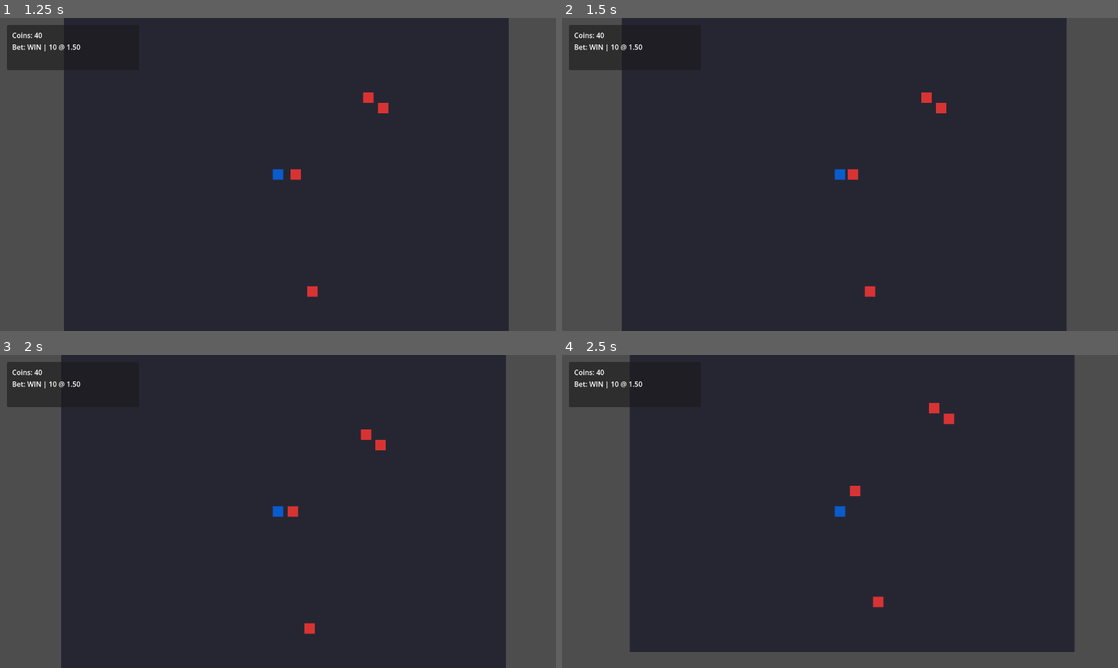
Above: before the commit, frames 1-4 (two rows, left to right).
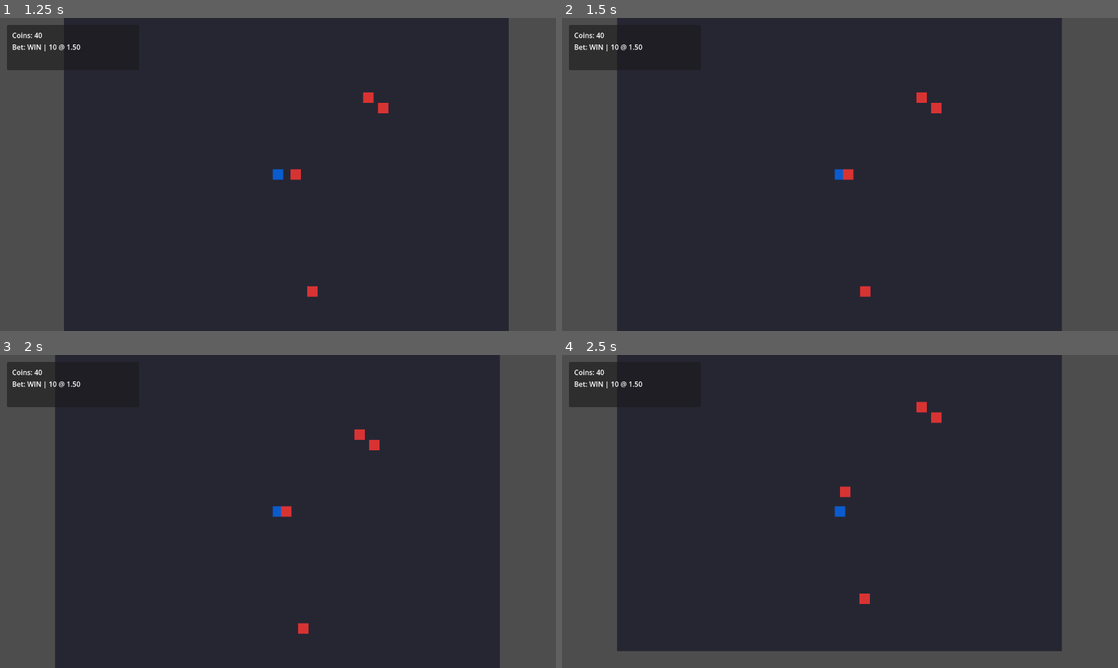
Above: after the commit, the same moments.

Repository: Faratas410/Gallicus-2.0
Game: Godot game, scene res://scenes/Main.tscn
The game is run twice, just before and just after one commit, with the same random seed, the same clock (stepped at 60 frames per second) and the same inputs.
Inputs:
- Up to frame 1 (1.25 s): click "WIN x1.5" at 0.5 s
- Up to frame 2 (1.5 s): tap Enter at 1.25 s; hold D (move_right) from 1.28 s (still down)
- Up to frame 3 (2 s): keep holding D (move_right)
- Up to frame 4 (2.5 s): release D (move_right) at 2.03 s; hold S (move_down) from 2.03 s (still down)

Frame 1 is identical in both runs. In frame 2, 1.9% of the frame differs, in the area x 9-91%, y 0-100%; in frame 3, 2.4%; in frame 4, 4.6%, in the area x 9-93%, y 0-95%.

Commit message:
Fix hitbox and hurtbox collision wiring

Diff:
--- a/scenes/Player.tscn
+++ b/scenes/Player.tscn
@@ -35,8 +35,8 @@
 shape = SubResource("RectangleShape2D_1")
 
 [node name="Hitbox" type="Area2D" parent="."]
-collision_layer = 4
-collision_mask = 2
+collision_layer = 5
+collision_mask = 6
 monitoring = false
 
 [node name="CollisionShape2D" type="CollisionShape2D" parent="Hitbox"]
--- a/scenes/enemies/EnemyBasic.tscn
+++ b/scenes/enemies/EnemyBasic.tscn
@@ -25,7 +25,7 @@
 [node name="Sprite2D" type="Sprite2D" parent="Visual"]
 
 [node name="Hurtbox" type="Area2D" parent="."]
-collision_layer = 32
+collision_layer = 6
 collision_mask = 0
 
 [node name="CollisionShape2D" type="CollisionShape2D" parent="Hurtbox"]
--- a/scripts/entities/enemy_basic.gd
+++ b/scripts/entities/enemy_basic.gd
@@ -17,6 +17,7 @@
 
 @onready var hitbox: Area2D = $Hitbox
 @onready var hitbox_shape: CollisionShape2D = $Hitbox/CollisionShape2D
+@onready var hurtbox: Area2D = $Hurtbox
 @onready var body_shape: CollisionShape2D = $CollisionShape2D
 @onready var sprite: Sprite2D = $Visual/Sprite2D
 
@@ -24,8 +25,9 @@
 	hp = max_hp
 	add_to_group("enemies")
 	body_shape.disabled = false
+	hurtbox.monitoring = true
 	_set_hitbox_active(false)
-	hitbox.body_entered.connect(_on_hitbox_body_entered)
+	hitbox.area_entered.connect(_on_hitbox_area_entered)
 	_ensure_placeholder_sprite()
 	_base_modulate = sprite.modulate
 
@@ -88,13 +90,16 @@
 	hitbox.monitoring = active
 	hitbox_shape.disabled = not active
 
-func _on_hitbox_body_entered(body: Node) -> void:
+func _on_hitbox_area_entered(area: Area2D) -> void:
 	if not _is_attacking:
 		return
-	if body == self:
+	if area == self:
 		return
-	if body.has_method("take_damage"):
-		body.call("take_damage", GameConstants.ENEMY_ATTACK_DAMAGE, global_position)
+	var target: Node = area.get_parent()
+	if target == null:
+		return
+	if target.has_method("take_damage"):
+		target.call("take_damage", GameConstants.ENEMY_ATTACK_DAMAGE, global_position)
 
 func _flash_visual() -> void:
 	if _flash_tween:
--- a/scripts/entities/player.gd
+++ b/scripts/entities/player.gd
@@ -47,7 +47,7 @@
 	print("Player ready. Physics:", is_physics_processing())
 	_set_hitbox_active(false)
 	_set_hurtbox_active(true)
-	hitbox.body_entered.connect(_on_hitbox_body_entered)
+	hitbox.area_entered.connect(_on_hitbox_area_entered)
 	_ensure_hitbox_viz()
 	_ensure_placeholder_sprite()
 
@@ -239,18 +239,21 @@
 	hurtbox.monitoring = active
 	hurtbox_shape.disabled = not active
 
-func _on_hitbox_body_entered(body: Node) -> void:
+func _on_hitbox_area_entered(area: Area2D) -> void:
 	if not _attack_in_progress:
 		return
-	if body == self:
-		return
-	if _hit_targets.has(body):
-		return
-	_hit_targets[body] = true
-	print("HIT:", body.name)
-	if body.has_method("take_damage"):
-		body.take_damage(_attack_damage, global_position)
-	hit_confirmed.emit(body)
+	if area == self:
+		return
+	var target: Node = area.get_parent()
+	if target == null:
+		return
+	if _hit_targets.has(target):
+		return
+	_hit_targets[target] = true
+	print("HIT:", target.name)
+	if target.has_method("take_damage"):
+		target.call("take_damage", _attack_damage, global_position)
+	hit_confirmed.emit(target)
 
 func _ensure_hitbox_viz() -> void:
 	var existing := hitbox.get_node_or_null("HitboxViz")
